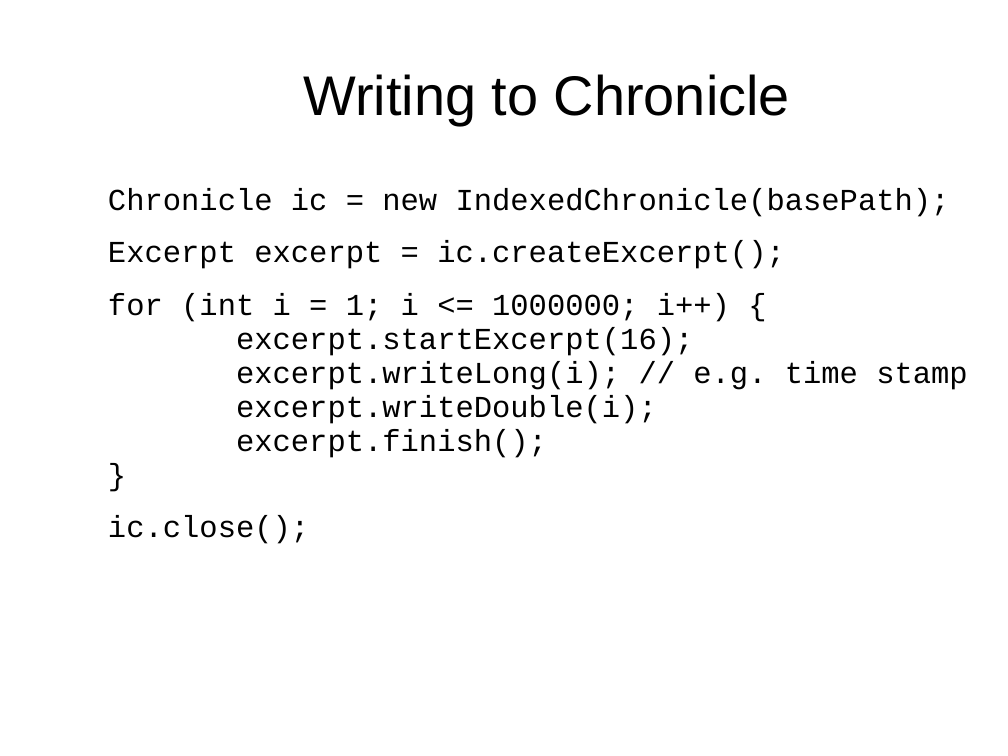
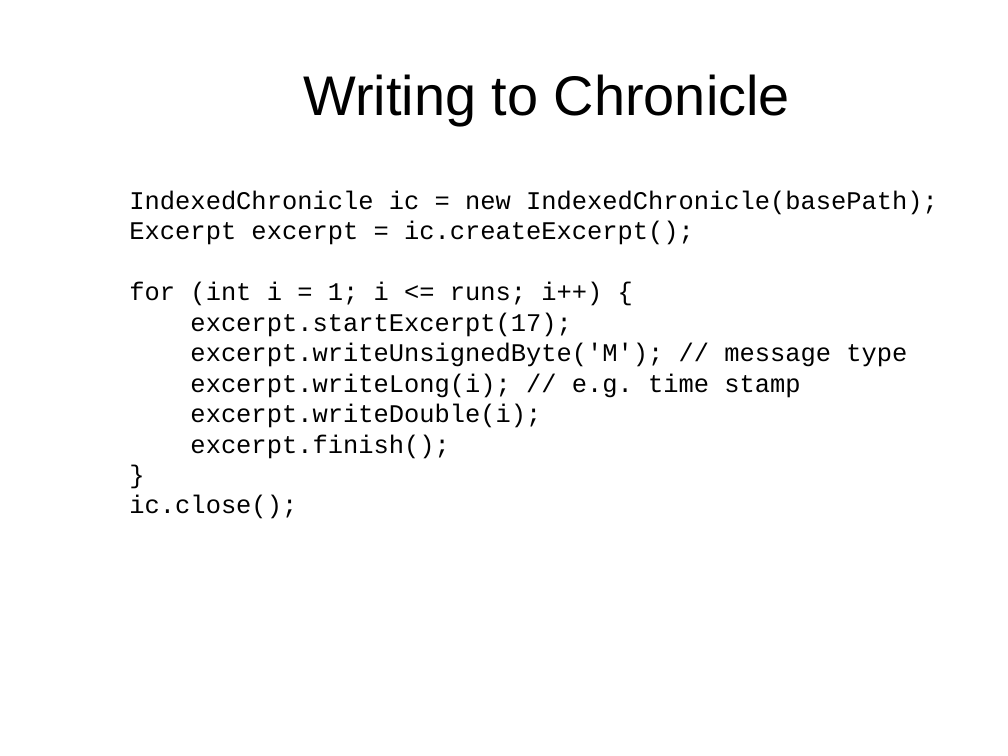
Before and after one commit to Vanilla-Java/Presentations, a slide deck: slide 9 of Introduction to Chronicle.odp. Drawn at 1008x756 pixels with LibreOffice and Linux fonts; fonts in the diff are those of the drawing; background and template pictures are left out. Boxes give left, top, right and bottom in pixels: in the first picture for what was removed or moved away, otherwise in the second. Text is boxed around its words. In the diff, an @@ line names an element or a change of style, - is before the commit and + after.

```diff
--- a/Introduction to Chronicle.odp
+++ b/Introduction to Chronicle.odp
@@ text at (129,190,938,215): text changed; size 24 to 20 pt @@
-Chronicle ic = new IndexedChronicle(basePath);
+IndexedChronicle ic = new IndexedChronicle(basePath);
@@ text "IndexedChronicle ic = new IndexedChronicle(basePath);": place and size @@
-text "IndexedChronicle ic = new IndexedChronicle(basePath);" at (108,188,967,544)
+text "IndexedChronicle ic = new IndexedChronicle(basePath);" at (129,190,938,519)
@@ text at (129,220,694,519): size 24 to 20 pt in "Excerpt excerpt = ic.createExcerpt();", "ic.close();"; line spacing 0.93 to 1; less space between paragraphs @@
@@ text at (129,281,907,459): text changed; size 24 to 20 pt @@
-for (int i = 1; i <= 1000000; i++) {
-excerpt.startExcerpt(16);
-excerpt.writeLong(i); // e.g. time stamp
-excerpt.writeDouble(i);
-excerpt.finish();
-}
+for (int i = 1; i <= runs; i++) {
+excerpt.startExcerpt(17);
+excerpt.writeUnsignedByte('M'); // message type
+excerpt.writeLong(i); // e.g. time stamp
+excerpt.writeDouble(i);
+excerpt.finish();
+}
```
Also in this commit, not shown: 13 other slides changed, 1 other file.
